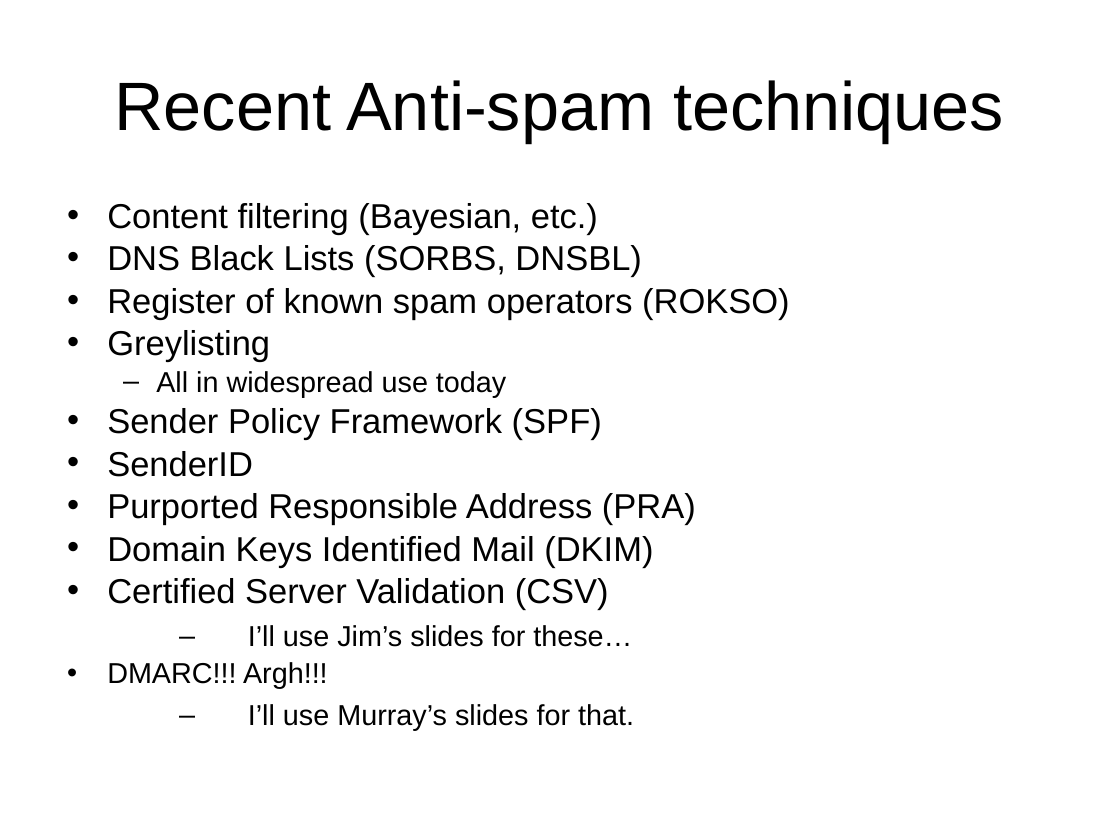
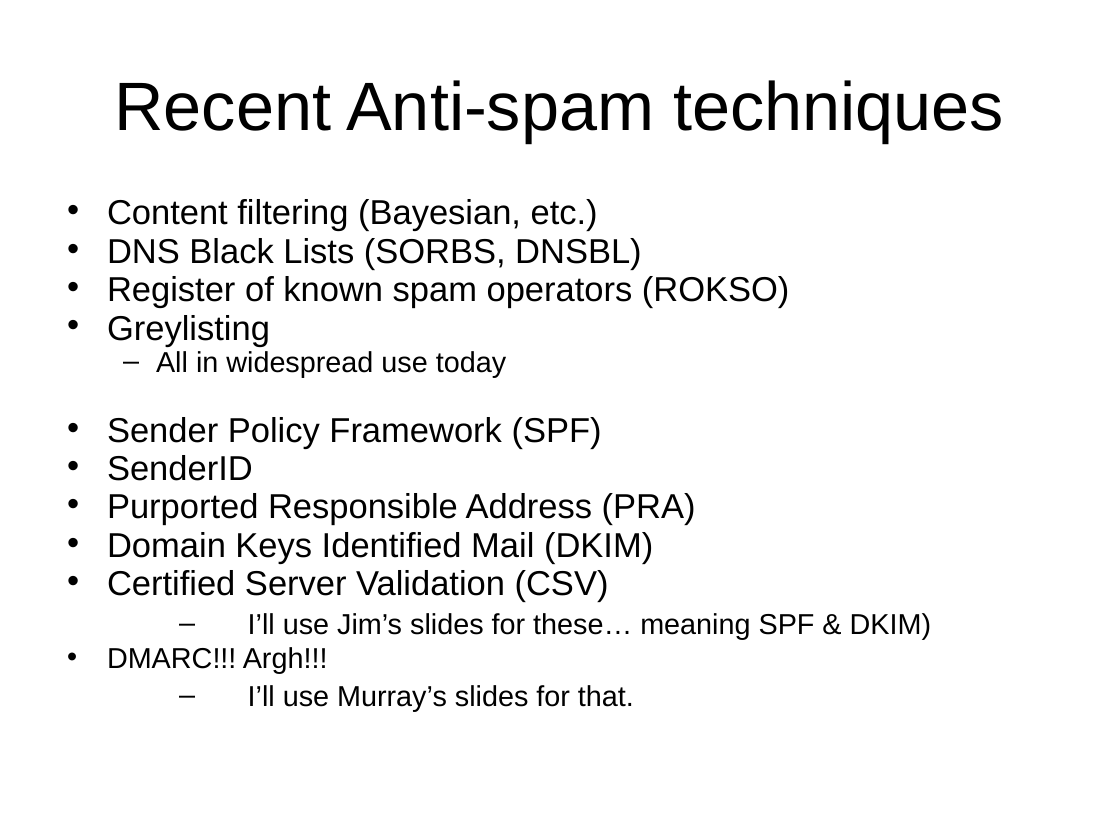
Before and after one commit to sftcd/cs7053, a slide deck: slide 20 of 2016lectures/04-spam.ppt. Drawn at 1120x840 pixels with LibreOffice and Linux fonts; fonts in the diff are those of the drawing. Boxes give left, top, right and bottom in pixels: in the first picture for what was removed or moved away, otherwise in the second. Text is boxed around its words. In the diff, an @@ line names an element or a change of style, - is before the commit and + after.

```diff
--- a/2016lectures/04-spam.ppt
+++ b/2016lectures/04-spam.ppt
@@ text at bbox=[107, 199, 790, 712]: line spacing 0.8 to 0.7; line spacing 0.9 to 0.8 @@
@@ text at bbox=[248, 613, 931, 640]: text changed @@
-  – I’ll use Jim’s slides for these…
+  – I’ll use Jim’s slides for these… meaning SPF & DKIM)
```
Also in this commit, not shown: 7 other slides changed, 2 other files.
